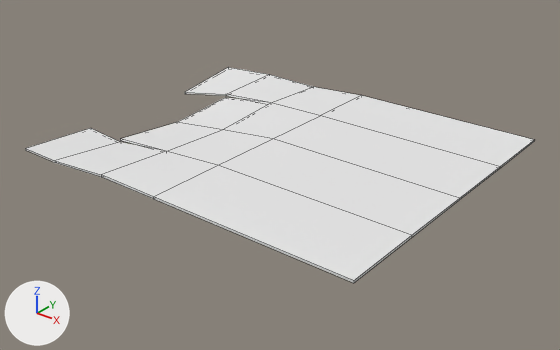
An edit to the OBJ model art/3D_Env/3D_Assets/3D_Models/Env_Models/0_Multi/Mesh/FloorMeshCentreBrokenSide.02.obj, drawn before and after from the same camera.
Before and after are seen from a 50 mm camera at (6.62, -8.1, 4.52) aimed at (0.19, -0.06, -0.47). The lights are fixed; the arrows at lower left show +X, +Y and +Z. The older version comes first. Mesh edges are drawn as thin lines. Where no turn or scale is listed for an object, it has been applied to the vertices.

Objects in the first picture: 'FloorMeshCentreBrokenSide.02'.
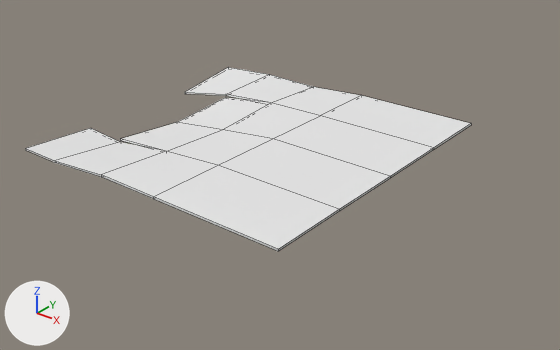
The newer file is also turned or shifted as a whole; pictures and numbers use the older file's frame.

Boxes [x1, y1, x2, y2] around the edits, measured in the pictures (560 x 350 px; the box of a moved part takes in the faces that stretch with it):
'FloorMeshCentreBrokenSide.02', reshaped (12% narrower, 15% shorter): before [25, 67, 534, 283]; after [25, 67, 471, 251]
part 1 of me_floormeshcentrebrokenside_02, moved or reshaped: before [265, 98, 534, 283]; after [265, 98, 471, 251]

What the commit changed:
me_floormeshcentrebrokenside_02 is used by ob_floormeshcentrebrokenside_02; location (0.0, 0.0, 0.0).
me_floormeshcentrebrokenside_02 had 52 vertices, 50 faces and spanned x -3.0..3.0, y -2.36..2.36, z -0.27..0.04.
me_floormeshcentrebrokenside_02 now has 52 vertices, 50 faces and spans x -3.0..2.0, y -2.36..2.36, z -0.27..0.04.
me_floormeshcentrebrokenside_02 part 1: all 10 vertices in x 3.0, y -2.36..2.36, z 0.01..0.04 are moved by (-1.0, 0.0, 0.0).
